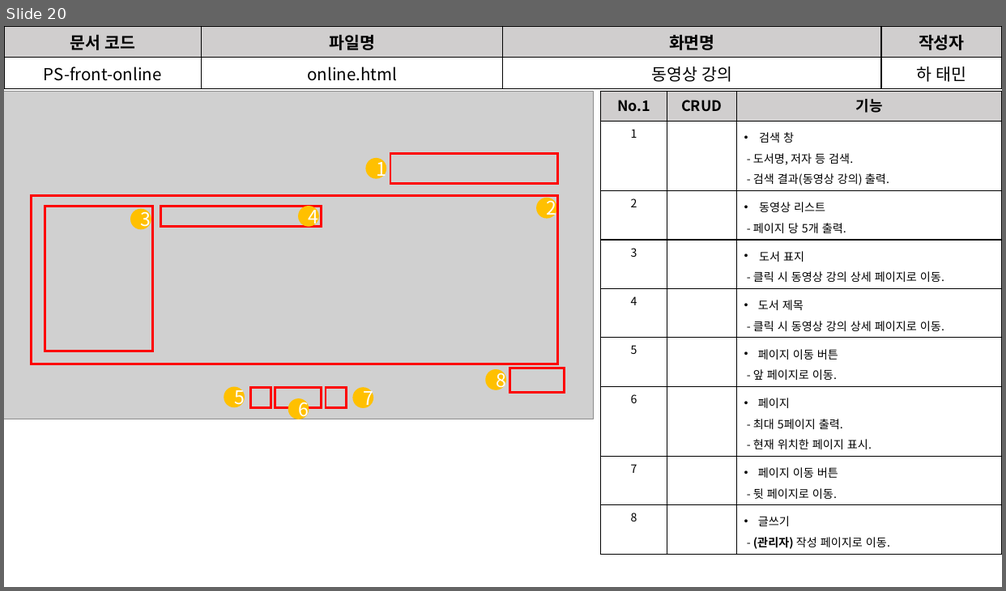
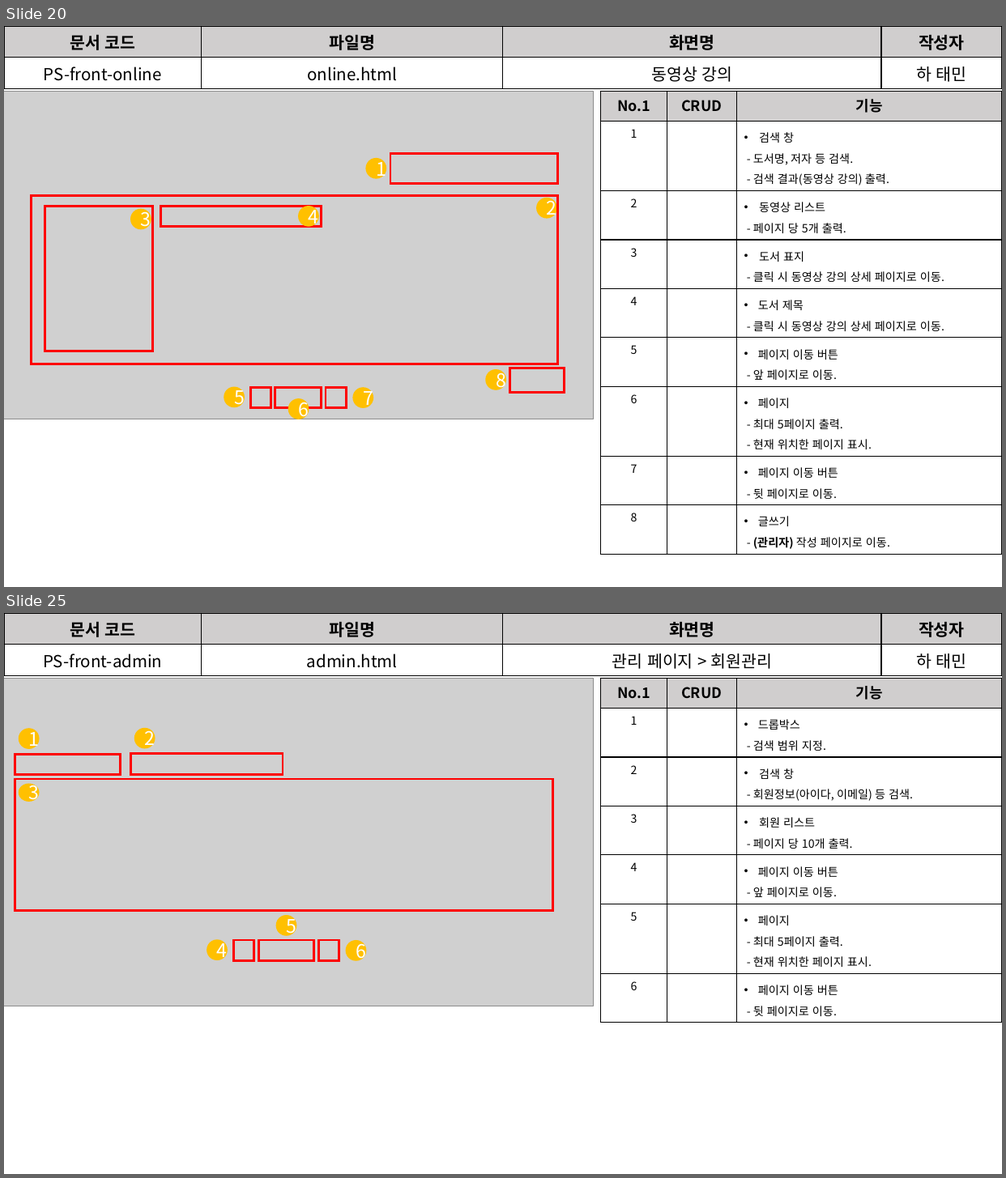
Before and after one commit to David-Ha-1217/Publisher_Portfolio, a slide deck: Documents/화면설계서.pptx. Shown one above the other, each under a label of ours: slide 20 before the commit, slides 20 and 25 after it; the slides between them are not shown. The pictures are 1006x591 and 1006x1178 pixels, drawn with LibreOffice and Linux fonts; fonts in the diff are those of the drawing; grey boxes stand for pictures. Boxes give left, top, right and bottom in pixels: in the first picture for what was removed or moved away, otherwise in the second. Text is boxed around its words. In the diff, an @@ line names an element or a change of style, - is before the commit and + after.

Commit message:
(2020-06-05) 기능정의서, 화면설계서 수정 중.

```diff
--- a/Documents/화면설계서.pptx
+++ b/Documents/화면설계서.pptx
@@ slide 25 added at bbox=[4, 613, 1002, 1174], background #FFFFFF @@
@@ table added at bbox=[4, 613, 1002, 674], 2 rows, 4 columns @@
+문서 코드 | 파일명 | 화면명 | 작성자
+PS-front-admin | admin.html | 관리 페이지 > 회원관리 | 하 태민
@@ picture added at bbox=[4, 678, 593, 1007] @@
@@ table added at bbox=[602, 678, 1002, 1020], 7 rows, 3 columns @@
+No.1 | CRUD | 기능
+1 |  | 드롭박스 / - 검색 범위 지정.
+2 |  | 검색 창 / - 회원정보(아이다, 이메일) 등 검색.
+3 |  | 회원 리스트 / - 페이지 당 10개 출력.
+4 |  | 페이지 이동 버튼 / - 앞 페이지로 이동.
+5 |  | 페이지 / - 최대 5페이지 출력. / - 현재 위치한 페이지 표시.
+6 |  | 페이지 이동 버튼 / - 뒷 페이지로 이동.
@@ ellipse added at bbox=[19, 728, 39, 749], fill #FFC000, 18 pt, text #FFFFFF @@
+1
@@ ellipse added at bbox=[134, 727, 155, 748], fill #FFC000, 18 pt, text #FFFFFF @@
+2
@@ rectangle added at bbox=[15, 754, 120, 775], outline #FF0000 2.25 pt @@
@@ rectangle added at bbox=[131, 754, 283, 775], outline #FF0000 2.25 pt @@
@@ rectangle added at bbox=[15, 779, 552, 911], outline #FF0000 2.25 pt @@
@@ ellipse added at bbox=[19, 784, 39, 802], fill #FFC000, 18 pt, text #FFFFFF @@
+3
@@ ellipse added at bbox=[275, 915, 296, 936], fill #FFC000, 18 pt, text #FFFFFF @@
+5
@@ ellipse added at bbox=[206, 939, 228, 960], fill #FFC000, 18 pt, text #FFFFFF @@
+4
@@ rectangle added at bbox=[233, 940, 254, 961], outline #FF0000 2.25 pt @@
@@ rectangle added at bbox=[259, 940, 314, 961], outline #FF0000 2.25 pt @@
@@ rectangle added at bbox=[318, 940, 339, 961], outline #FF0000 2.25 pt @@
@@ ellipse added at bbox=[345, 940, 366, 961], fill #FFC000, 18 pt, text #FFFFFF @@
+6
```
Also in this commit, not shown: 4 slides changed, 6 other slides added, 1 other file.
